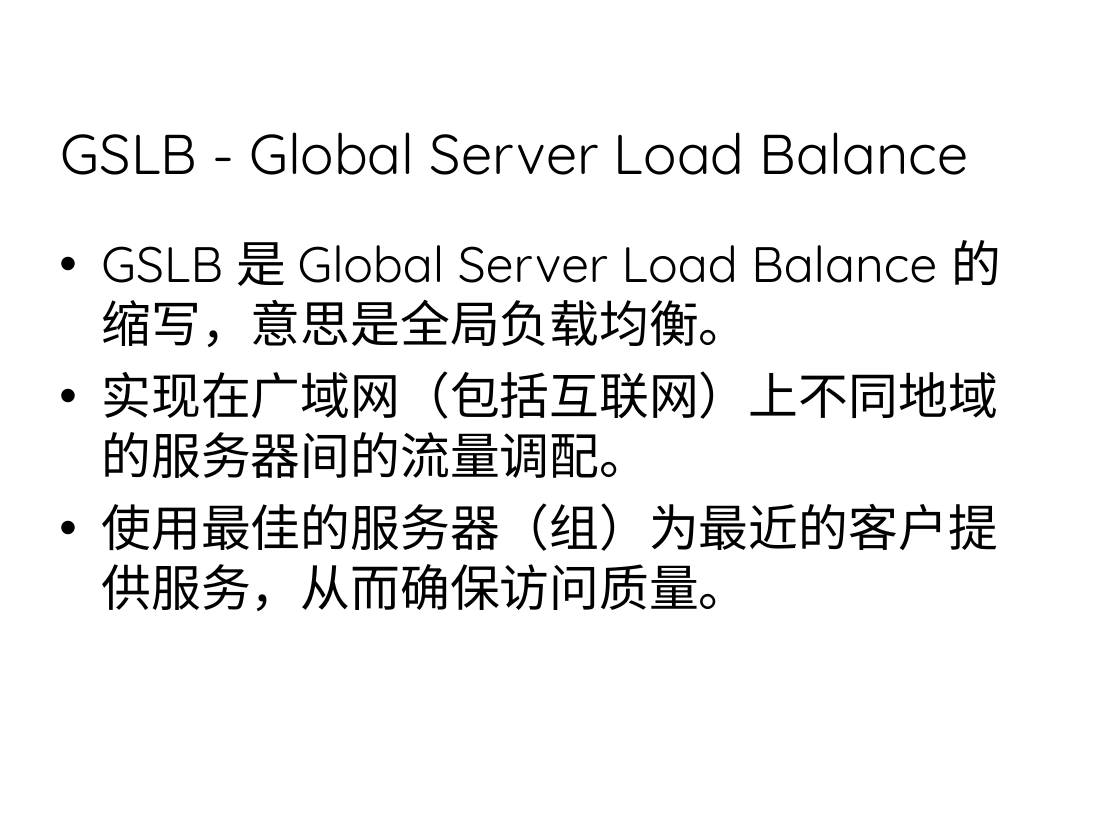
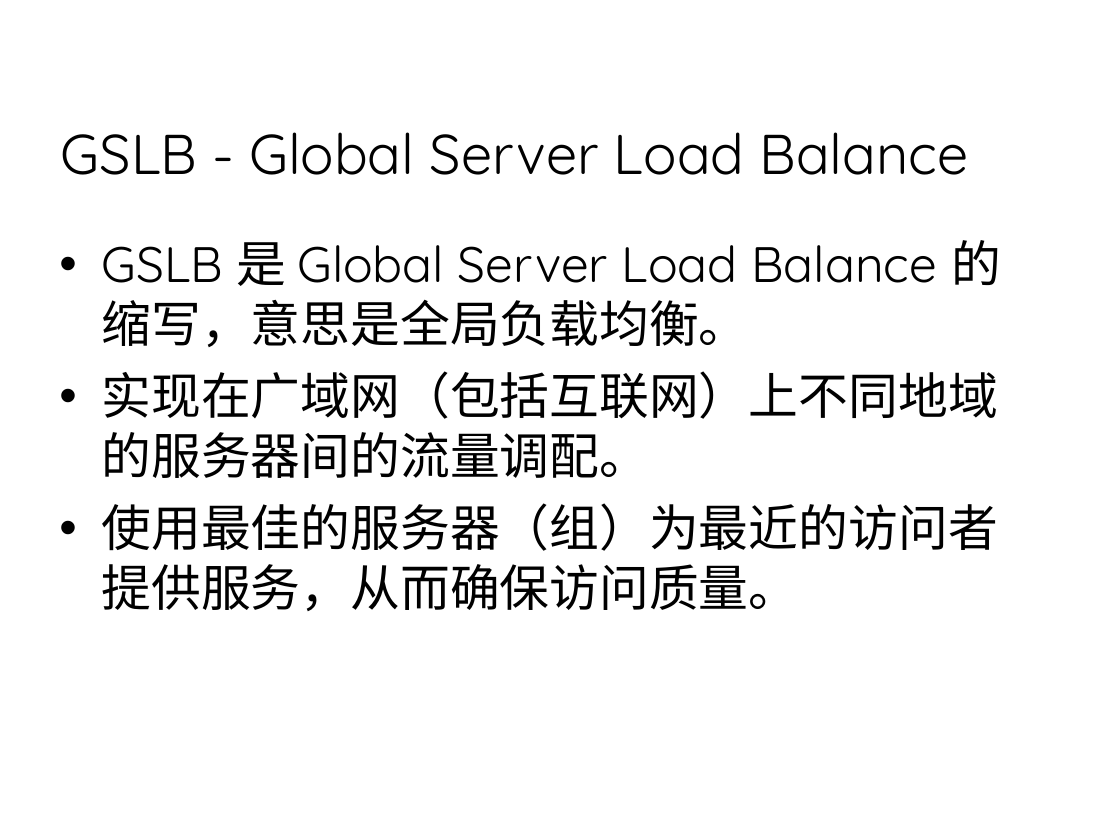
Before and after one commit to 7KjN3mHq/bluedata, a slide deck: slide 3 of system/01总览/架构/网站集群架构.ppt. Drawn at 1120x840 pixels with LibreOffice and Linux fonts; fonts in the diff are those of the drawing; background and template pictures are left out. Boxes give left, top, right and bottom in pixels: in the first picture for what was removed or moved away, otherwise in the second. Text is boxed around its words. In the diff, an @@ line names an element or a change of style, - is before the commit and + after.

```diff
--- a/system/01总览/架构/网站集群架构.ppt
+++ b/system/01总览/架构/网站集群架构.ppt
@@ text at <box>101,503,997,611</box>: text changed @@
-• 使用最佳的服务器（组）为最近的客户提供服务，从而确保访问质量。
+• 使用最佳的服务器（组）为最近的访问者提供服务，从而确保访问质量。
```
Also in this commit, not shown: 1 other slide changed, 14 slides added, 1 slide removed, 8 other files.
